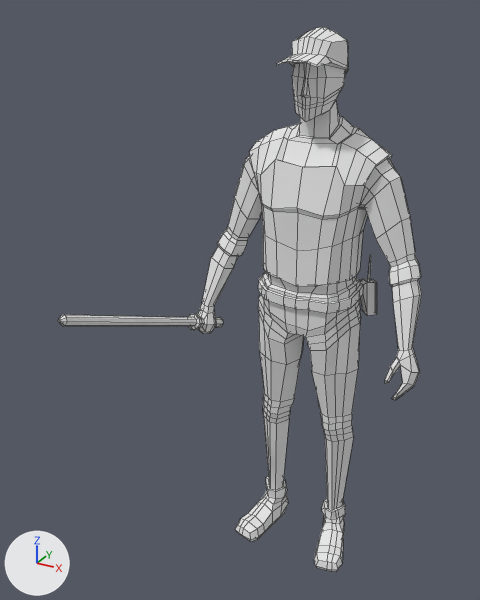
A saved change to the OBJ model Exit Strategy/Exit Strategy/assets/Guard.obj.
Rendered twice from a 50 mm camera at (0.767, -1.869, 1.858) aimed at (-0.116, -0.263, 1.055). Every picture has the same lights, and +X, +Y and +Z are marked at lower left. The picture after the commit comes second. Mesh edges are drawn as thin lines. Where no turn or scale is listed for an object, it has been applied to the vertices.

The first picture shows 'Body_Cube.001'.
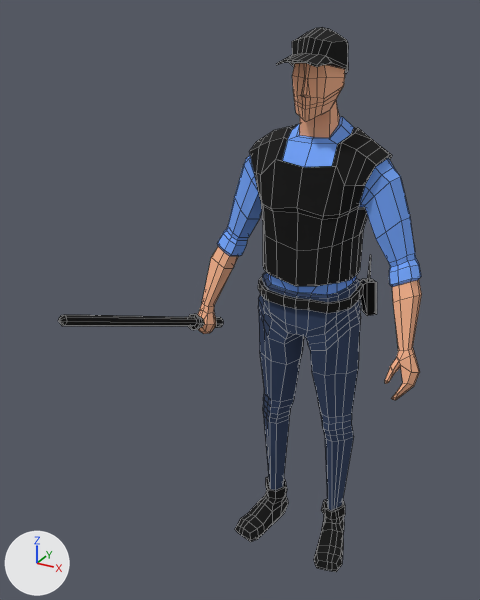
The newer file is also turned or shifted as a whole; pictures and numbers use the older file's frame.

What differs and where, as boxes (x1, y1, x2, y2) in the pictures (480 x 600 px):
'Body_Cube.001', recoloured (darker): (58, 27, 422, 572) in both

The edits, one by one:
Material 'Vaquero' (mat_vaquero) changes colour from white #e7e7e7 to dark blue #2d4061; in linear values from (0.8, 0.8, 0.8) to (0.0267, 0.0506, 0.119).
Material 'Piel' (mat_piel) changes colour from white #e7e7e7 to beige #f8b48d; in linear values from (0.8, 0.8, 0.8) to (0.94, 0.457, 0.267).
Material 'Botas' (mat_botas) changes colour from white #e7e7e7 to black #000000; in linear values from (0.8, 0.8, 0.8) to (0.0, 0.0, 0.0).
Material 'Camisa' (mat_camisa) changes colour from white #e7e7e7 to blue #74a7fd; in linear values from (0.8, 0.8, 0.8) to (0.175, 0.384, 0.985).
Material 'Chaleco' (mat_chaleco) changes colour from white #e7e7e7 to black #000000; in linear values from (0.8, 0.8, 0.8) to (0.0, 0.0, 0.0).
